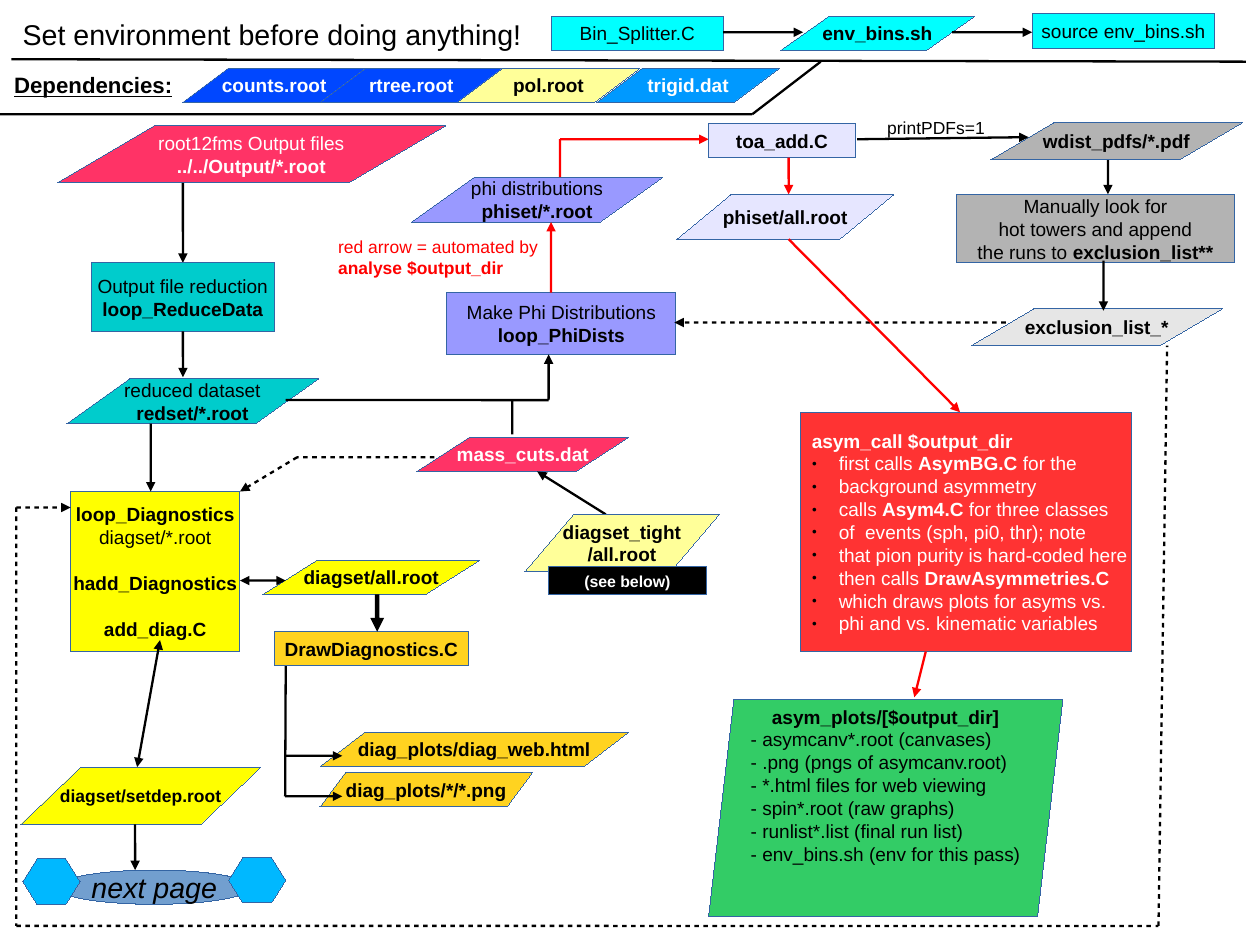
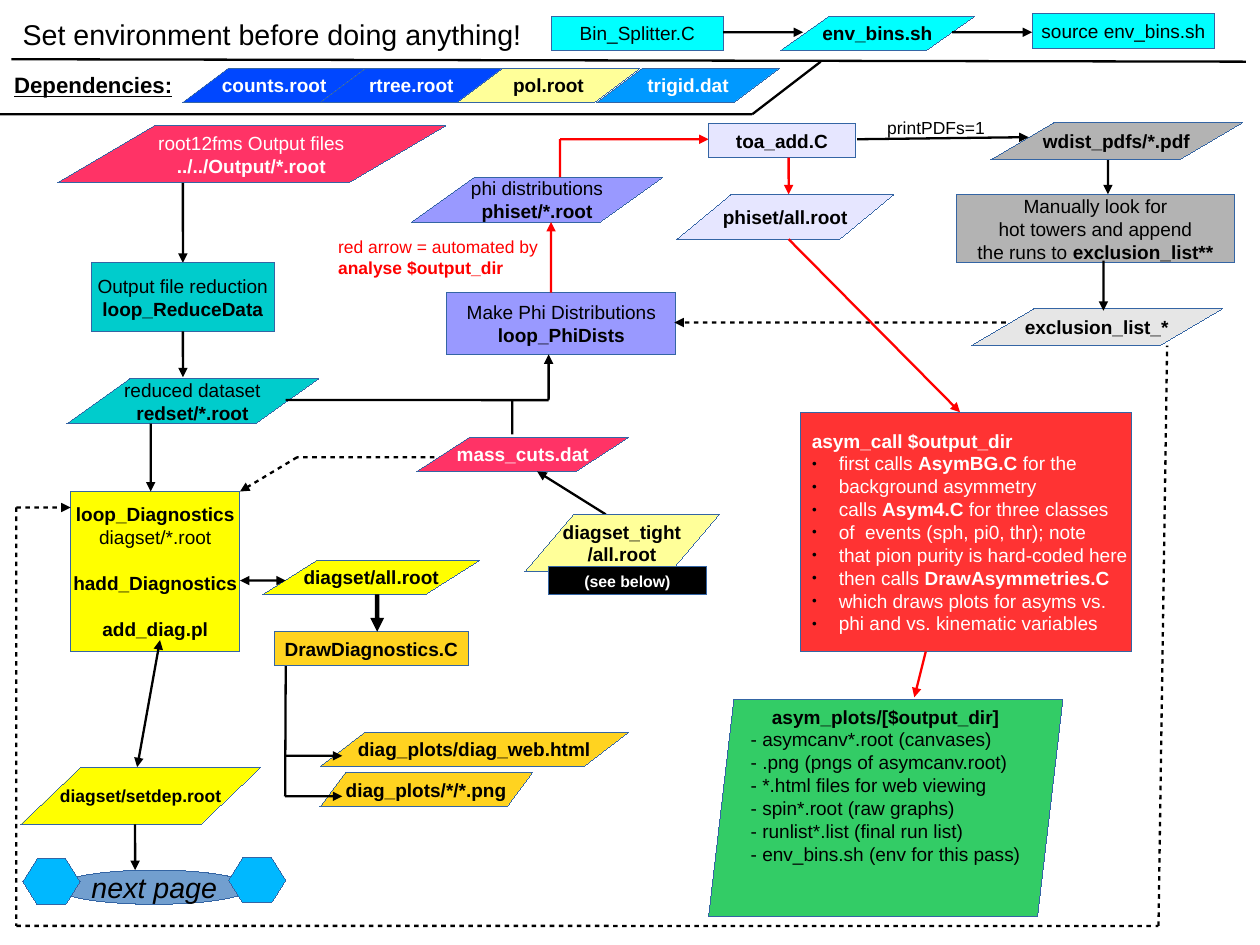
Before and after one commit to c-dilks/spinlong, a slide deck: slide 1 of doc_diagram.odp. Drawn at 1260x945 pixels with LibreOffice and Linux fonts; fonts in the diff are those of the drawing. Boxes give left, top, right and bottom in pixels: in the first picture for what was removed or moved away, otherwise in the second. Text is boxed around its words. In the diff, an @@ line names an element or a change of style, - is before the commit and + after.

```diff
--- a/doc_diagram.odp
+++ b/doc_diagram.odp
@@ text in rectangle at (x1=102, y1=622, x2=208, y2=640): text changed @@
-add_diag.C
+add_diag.pl
```
Also in this commit, not shown: 1 other slide changed, 11 other files.
